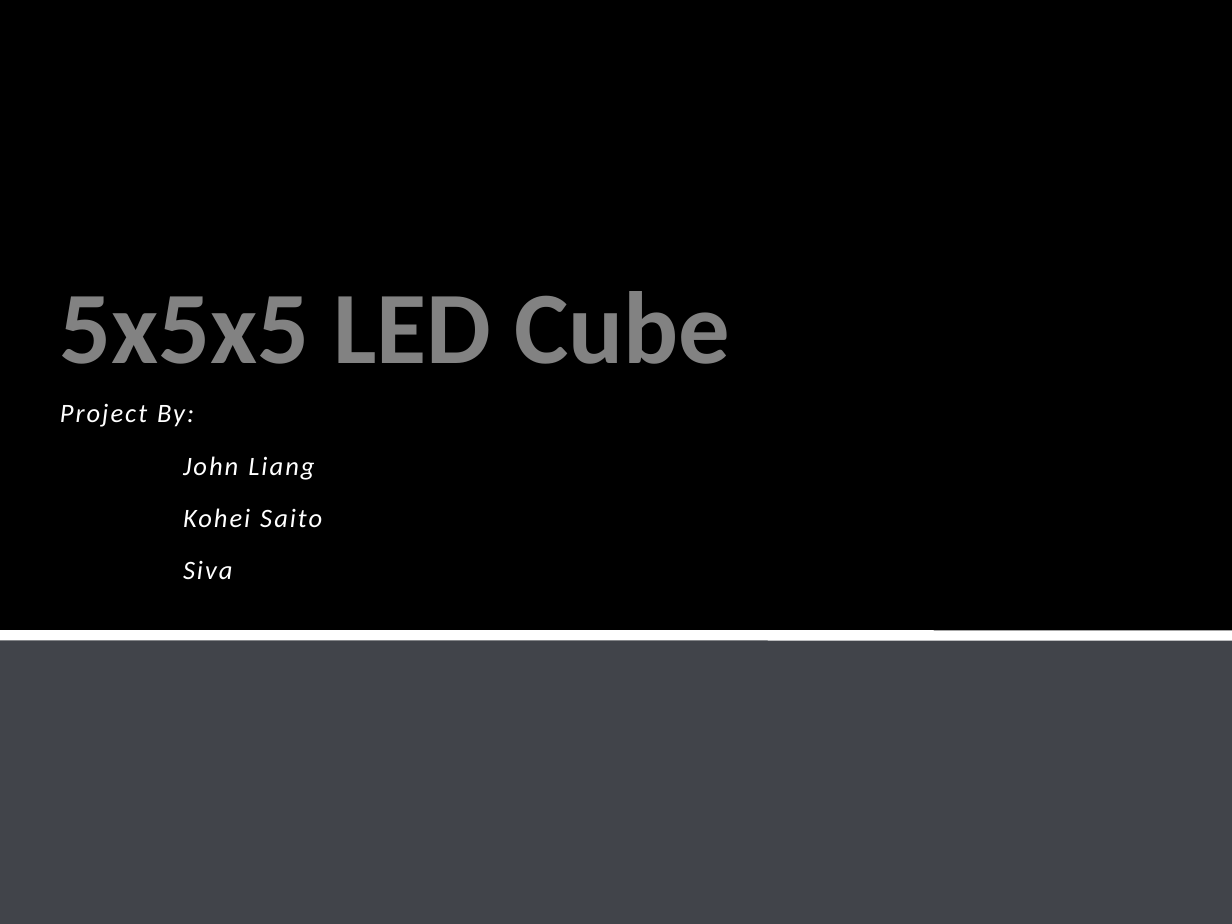
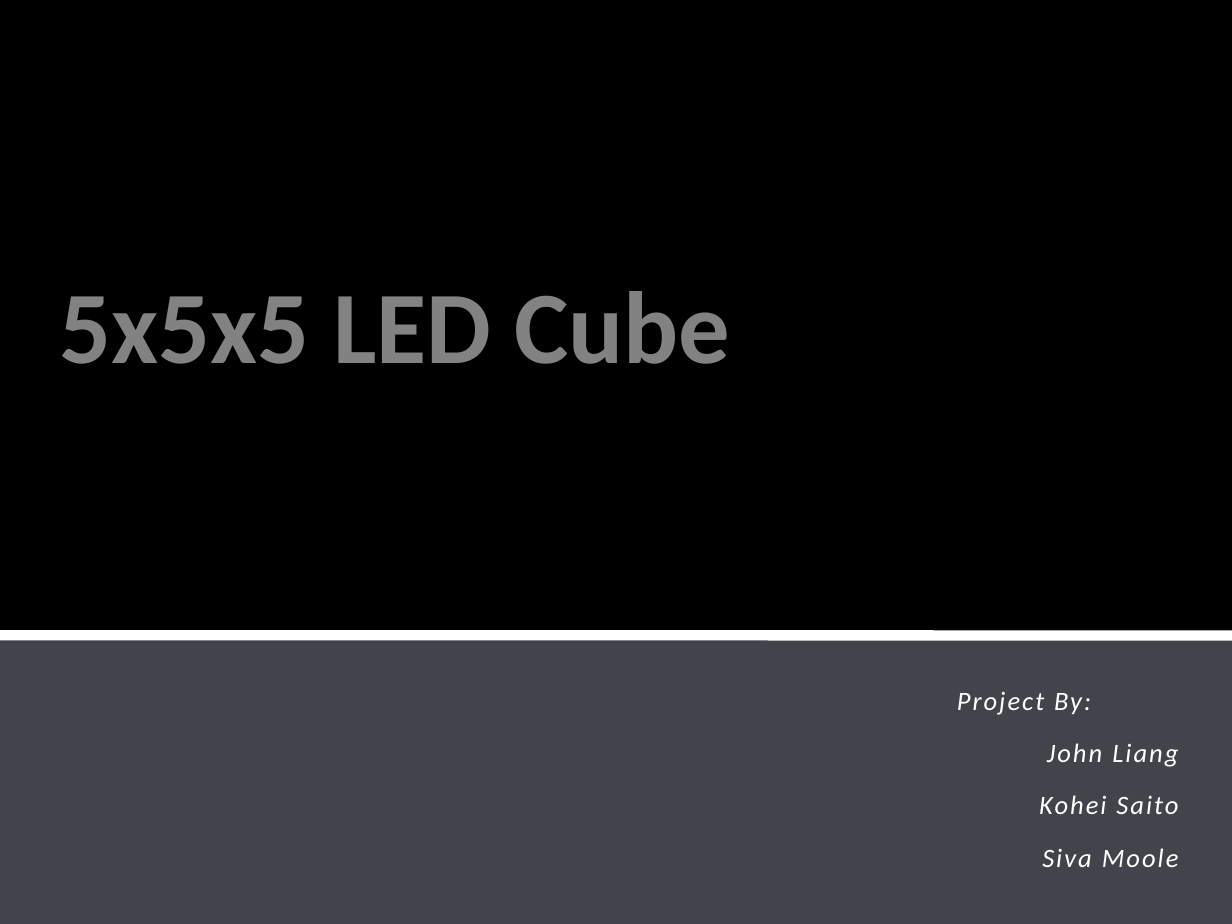
Before and after one commit to jjliang/5x5x5LEDCubeArduino, a slide deck: slide 1 of 5x5x5 LED Cube.pptx. Drawn at 1232x924 pixels with LibreOffice and Linux fonts; fonts in the diff are those of the drawing; background and template pictures are left out. Boxes give left, top, right and bottom in pixels: in the first picture for what was removed or moved away, otherwise in the second. Text is boxed around its words. In the diff, an @@ line names an element or a change of style, - is before the commit and + after.

Commit message:
Changed the title page
Title page changed in the ppt

```diff
--- a/5x5x5 LED Cube.pptx
+++ b/5x5x5 LED Cube.pptx
@@ subtitle "Project By:" moved from (x1=60, y1=403, x2=322, y2=579) to (x1=957, y1=692, x2=1179, y2=867) @@
@@ subtitle at (x1=1039, y1=743, x2=1178, y2=814): alignment left to right @@
@@ subtitle at (x1=1042, y1=848, x2=1179, y2=867): text changed @@
-Siva
+Siva Moole
```
